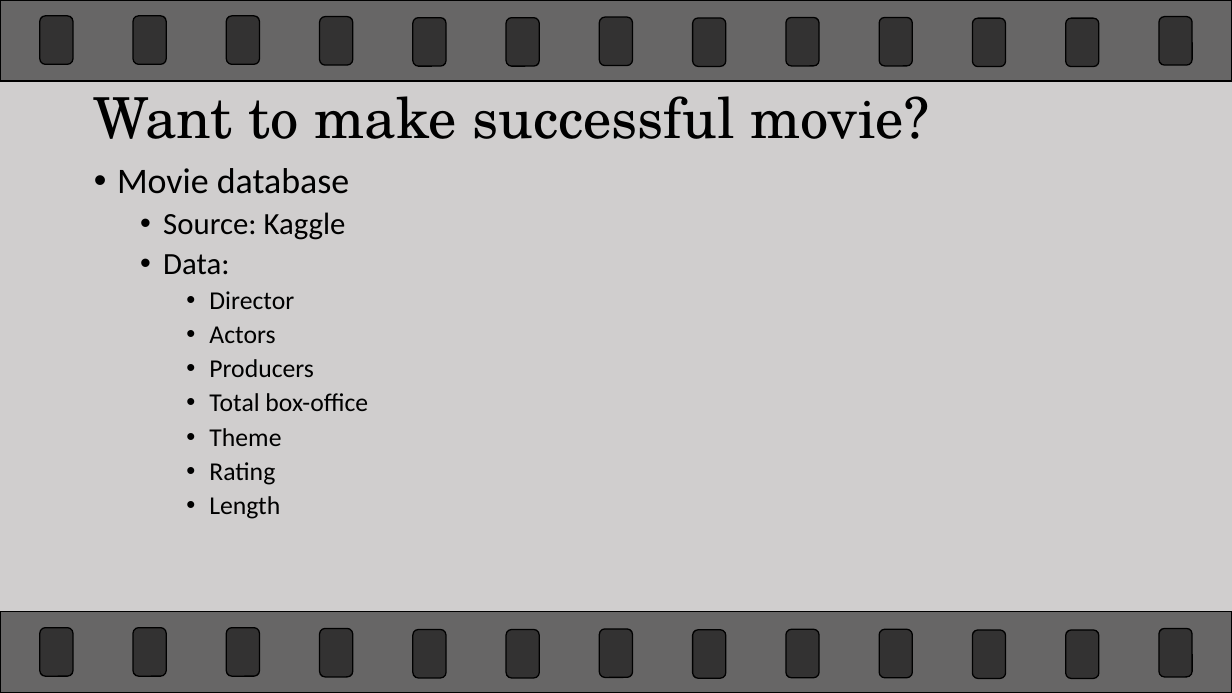
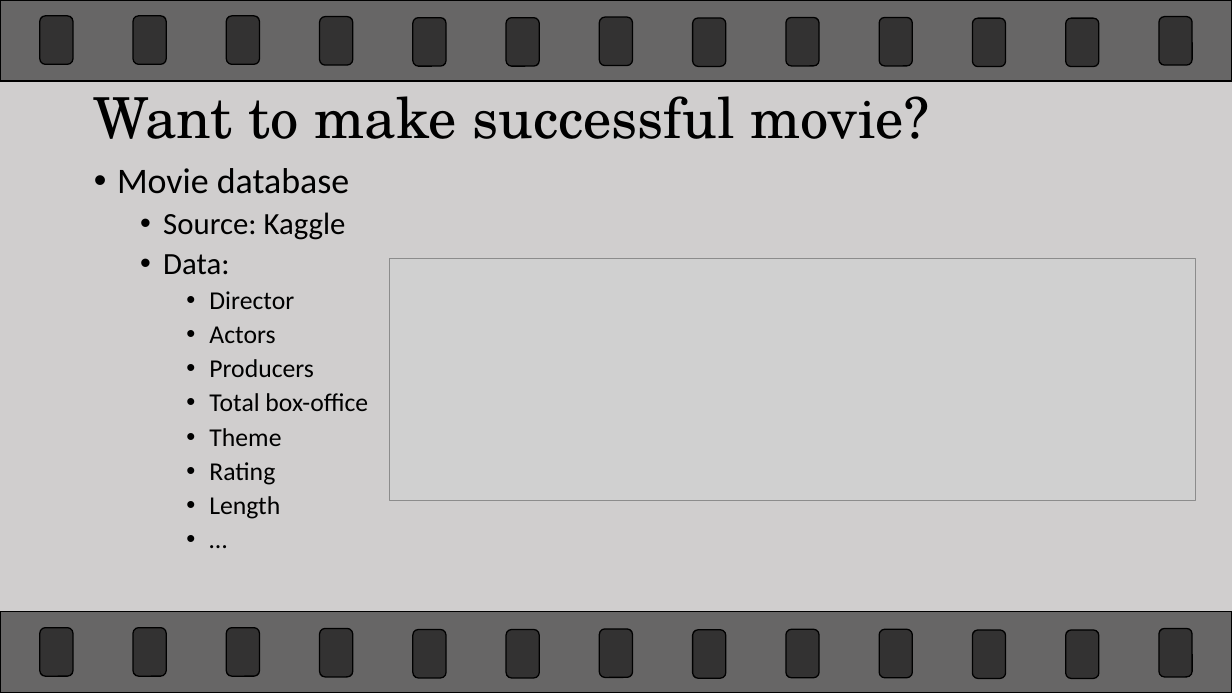
Before and after one commit to kuldeepemol/project-3, a slide deck: slide 2 of Resources/MovieNet.pptx. Drawn at 1232x693 pixels with LibreOffice and Linux fonts; fonts in the diff are those of the drawing; grey boxes stand for pictures. Boxes give left, top, right and bottom in pixels: in the first picture for what was removed or moved away, otherwise in the second. Text is boxed around its words. In the diff, an @@ line names an element or a change of style, - is before the commit and + after.

Commit message:
Data columns added

```diff
--- a/Resources/MovieNet.pptx
+++ b/Resources/MovieNet.pptx
@@ text at [117,168,368,519]: paragraph added @@
+    • …
@@ picture added at [390,258,1196,500] @@
```
